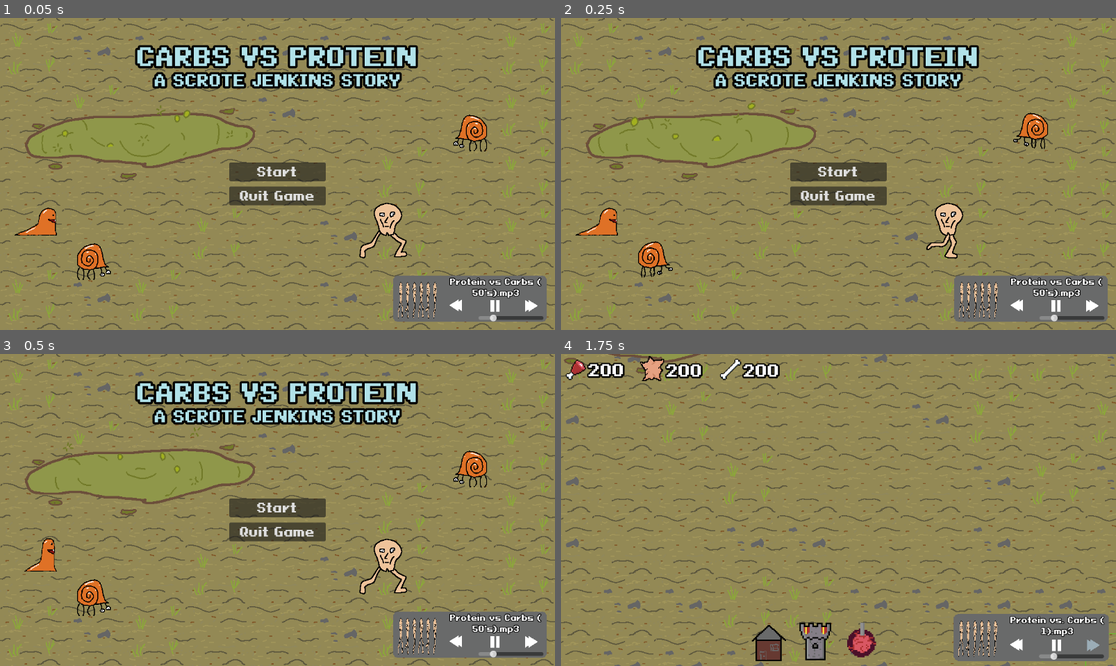
Above: before the commit, frames 1-4 (two rows, left to right).
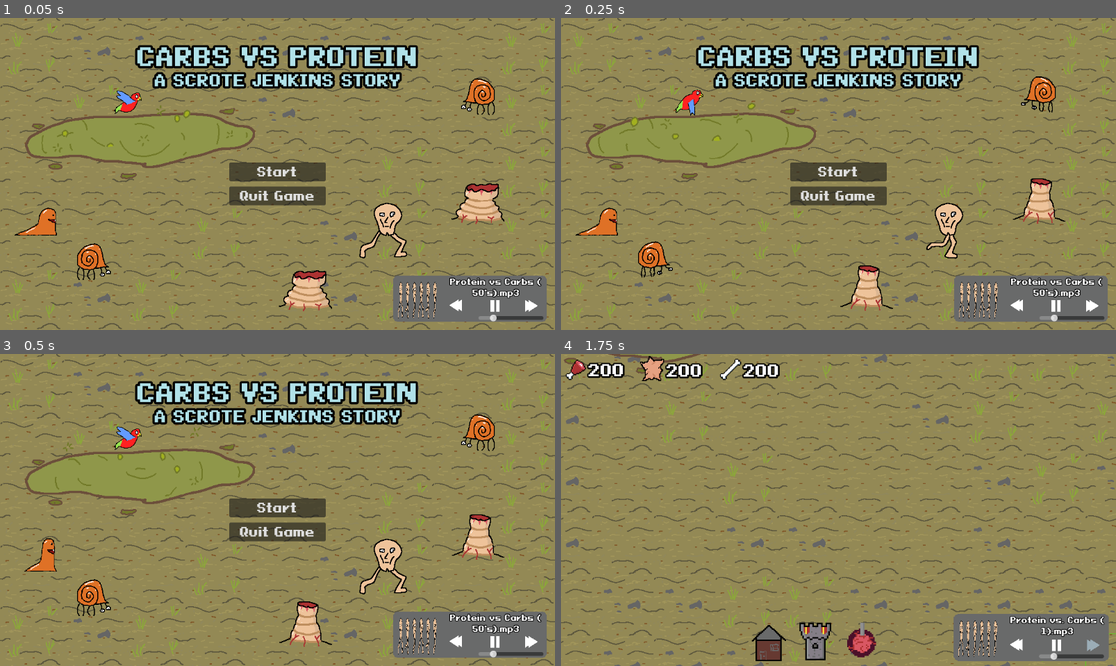
Above: after the commit, the same moments.

Repository: PhilipSBeck/Ludum-Dare-56
Game: Godot game, scene res://Levels/TitleScreen.tscn
The game is run twice, just before and just after one commit, with the same random seed, the same clock (stepped at 60 frames per second) and the same inputs. Sound files missing from this copy of the repository are replaced by a short silence.
Inputs (mouse positions are in pixels of both pictures, inside the frame that each line leads up to):
- Up to frame 1 (0.05 s): no input
- Up to frame 2 (0.25 s): no input
- Up to frame 3 (0.5 s): no input
- Up to frame 4 (1.75 s): click "Start" at 0.5 s; click (1093, 644) at 1.25 s

The runs differ from the first frame. In frame 1, 2.7% of the frame differs, in the area x 20-91%, y 19-94%; in frame 2, 2.3%; in frame 3, 2.3%; in frame 4, nothing differs.

Commit message:
Title Screen Improvements

Diff:
--- a/Levels/TitleScreen.tscn
+++ b/Levels/TitleScreen.tscn
@@ -6,6 +6,7 @@
 [ext_resource type="PackedScene" uid="uid://cm2wx2hxyu6m8" path="res://Unit/Spawners/SpawningPool.tscn" id="4_whn0m"]
 [ext_resource type="PackedScene" uid="uid://dte3uhl6ck5hh" path="res://Unit/Scrote.tscn" id="5_8dhs3"]
 [ext_resource type="SpriteFrames" uid="uid://brxkv2pvc2qhu" path="res://Art/Units/Enemies/EnemySpriteFrames.tres" id="6_jnlr0"]
+[ext_resource type="Texture2D" uid="uid://42alb52alm52" path="res://Art/Units/Spawners/ScroteSpawner-Sheet.png" id="7_qv2k1"]
 
 [sub_resource type="TileSetAtlasSource" id="TileSetAtlasSource_5n3a6"]
 texture = ExtResource("1_ioi34")
@@ -25,6 +26,56 @@
 tile_size = Vector2i(128, 128)
 sources/0 = SubResource("TileSetAtlasSource_5n3a6")
 sources/1 = SubResource("TileSetAtlasSource_ots8w")
+
+[sub_resource type="AtlasTexture" id="AtlasTexture_7uktf"]
+atlas = ExtResource("7_qv2k1")
+region = Rect2(0, 0, 128, 128)
+
+[sub_resource type="AtlasTexture" id="AtlasTexture_2w236"]
+atlas = ExtResource("7_qv2k1")
+region = Rect2(128, 0, 128, 128)
+
+[sub_resource type="AtlasTexture" id="AtlasTexture_hpuhx"]
+atlas = ExtResource("7_qv2k1")
+region = Rect2(256, 0, 128, 128)
+
+[sub_resource type="AtlasTexture" id="AtlasTexture_cmuyp"]
+atlas = ExtResource("7_qv2k1")
+region = Rect2(384, 0, 128, 128)
+
+[sub_resource type="AtlasTexture" id="AtlasTexture_ds6v4"]
+atlas = ExtResource("7_qv2k1")
+region = Rect2(512, 0, 128, 128)
+
+[sub_resource type="AtlasTexture" id="AtlasTexture_wk38p"]
+atlas = ExtResource("7_qv2k1")
+region = Rect2(640, 0, 128, 128)
+
+[sub_resource type="SpriteFrames" id="SpriteFrames_2apdd"]
+animations = [{
+"frames": [{
+"duration": 1.0,
+"texture": SubResource("AtlasTexture_7uktf")
+}, {
+"duration": 1.0,
+"texture": SubResource("AtlasTexture_2w236")
+}, {
+"duration": 1.0,
+"texture": SubResource("AtlasTexture_hpuhx")
+}, {
+"duration": 1.0,
+"texture": SubResource("AtlasTexture_cmuyp")
+}, {
+"duration": 1.0,
+"texture": SubResource("AtlasTexture_ds6v4")
+}, {
+"duration": 1.0,
+"texture": SubResource("AtlasTexture_wk38p")
+}],
+"loop": true,
+"name": &"default",
+"speed": 8.0
+}]
 
 [node name="TitleScreen" type="Node"]
 script = ExtResource("1_x8bk8")
@@ -59,11 +110,30 @@
 autoplay = "Enemy1"
 
 [node name="Enemy3" type="AnimatedSprite2D" parent="."]
-position = Vector2(982, 236)
+position = Vector2(998, 160)
 scale = Vector2(-0.7, 0.7)
 sprite_frames = ExtResource("6_jnlr0")
 animation = &"Enemy2"
 autoplay = "Enemy2"
 
+[node name="Enemy4" type="AnimatedSprite2D" parent="."]
+position = Vector2(268, 175)
+scale = Vector2(0.49, 0.49)
+sprite_frames = ExtResource("6_jnlr0")
+animation = &"Enemy3"
+autoplay = "Enemy3"
+
+[node name="ScroteSpawner2" type="AnimatedSprite2D" parent="."]
+position = Vector2(640, 553)
+sprite_frames = SubResource("SpriteFrames_2apdd")
+autoplay = "default"
+frame_progress = 0.261528
+
+[node name="ScroteSpawner" type="AnimatedSprite2D" parent="."]
+position = Vector2(998, 372)
+sprite_frames = SubResource("SpriteFrames_2apdd")
+autoplay = "default"
+frame_progress = 0.541461
+
 [connection signal="quit_button_pressed" from="TitleScreen" to="." method="_on_title_screen_quit_button_pressed"]
 [connection signal="start_button_pressed" from="TitleScreen" to="." method="_on_title_screen_start_button_pressed"]
Not shown: 1 places in Levels/TitleScreen.tscn that only renumber resources
